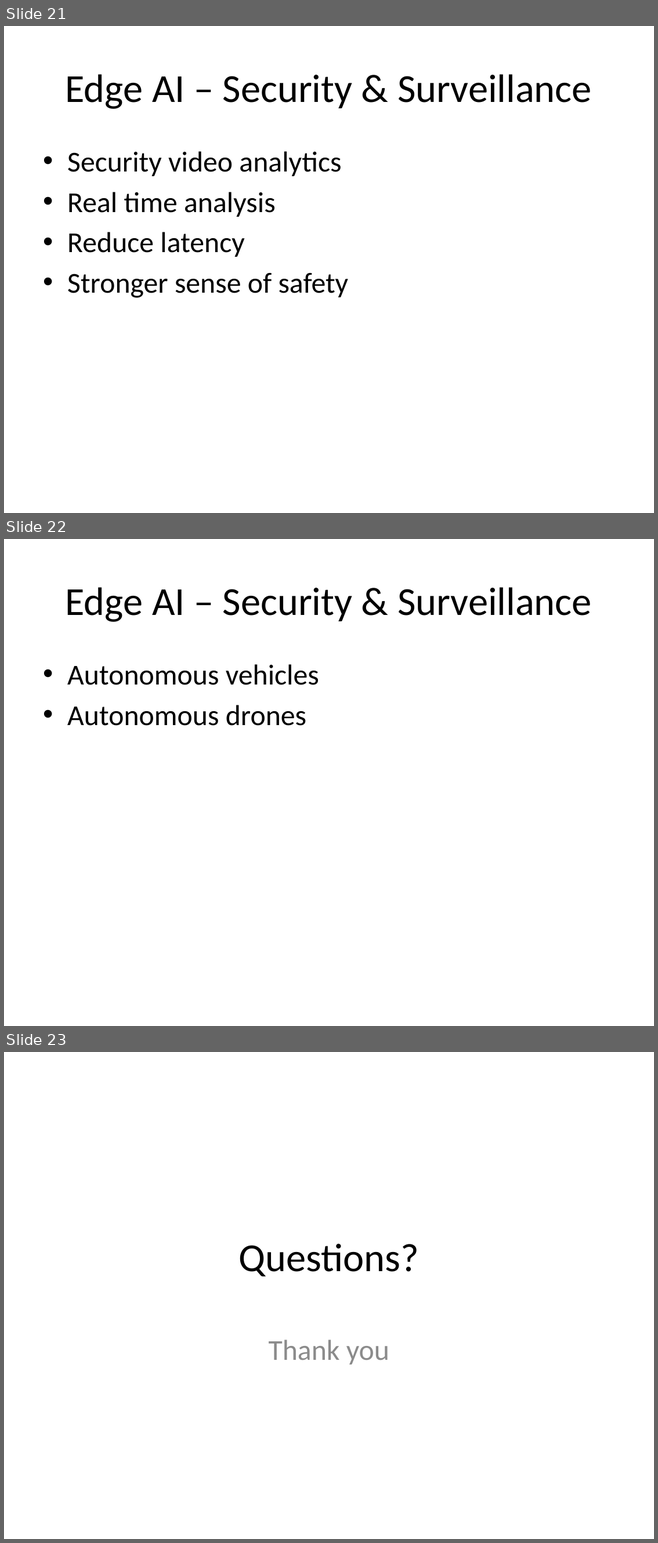
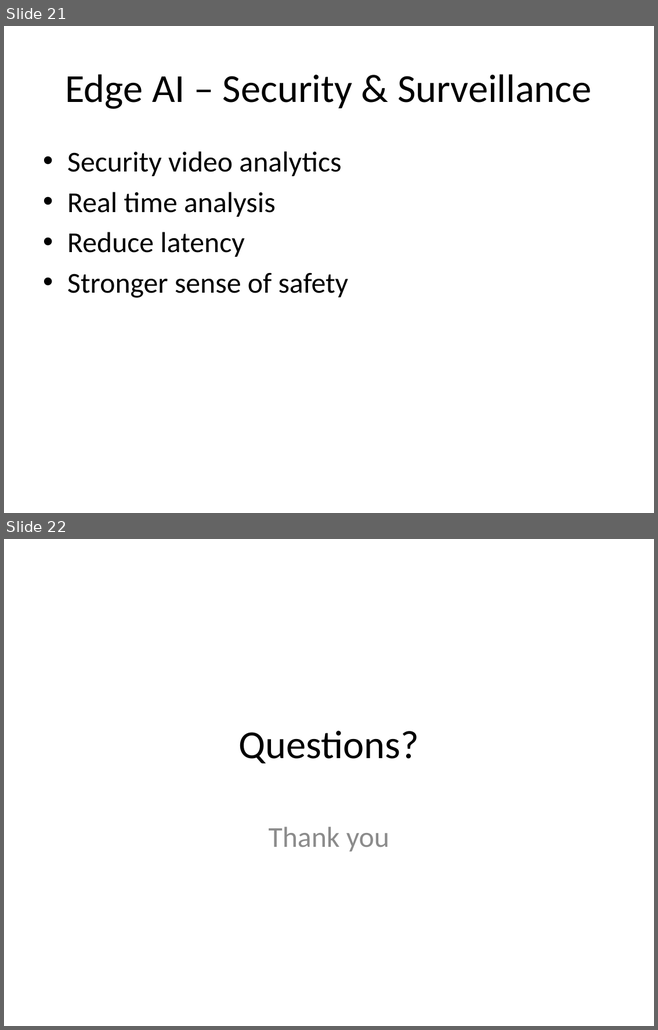
Before and after one commit to look4pritam/ArtificialIntelligence, a slide deck: Deployment/Edge_Artificial_Intelligence.pptx. Shown one above the other, each under a label of ours: slides 21, 22 and 23 before the commit, slides 21 and 22 after it. The pictures are 658x1543 and 658x1030 pixels, drawn with LibreOffice and Linux fonts; fonts in the diff are those of the drawing. Boxes give left, top, right and bottom in pixels: in the first picture for what was removed or moved away, otherwise in the second. Text is boxed around its words. In the diff, an @@ line names an element or a change of style, - is before the commit and + after.

```diff
--- a/Deployment/Edge_Artificial_Intelligence.pptx
+++ b/Deployment/Edge_Artificial_Intelligence.pptx
@@ slide 22 removed at bbox=[4, 539, 654, 1026], background #FFFFFF @@
@@ title removed at bbox=[65, 587, 592, 622] @@
-Edge AI – Security & Surveillance
@@ text removed at bbox=[67, 664, 319, 726] @@
-• Autonomous vehicles
-• Autonomous drones
@@ what was slide 23 is now slide 22 @@
```
Also in this commit, not shown: 4 slides changed.
